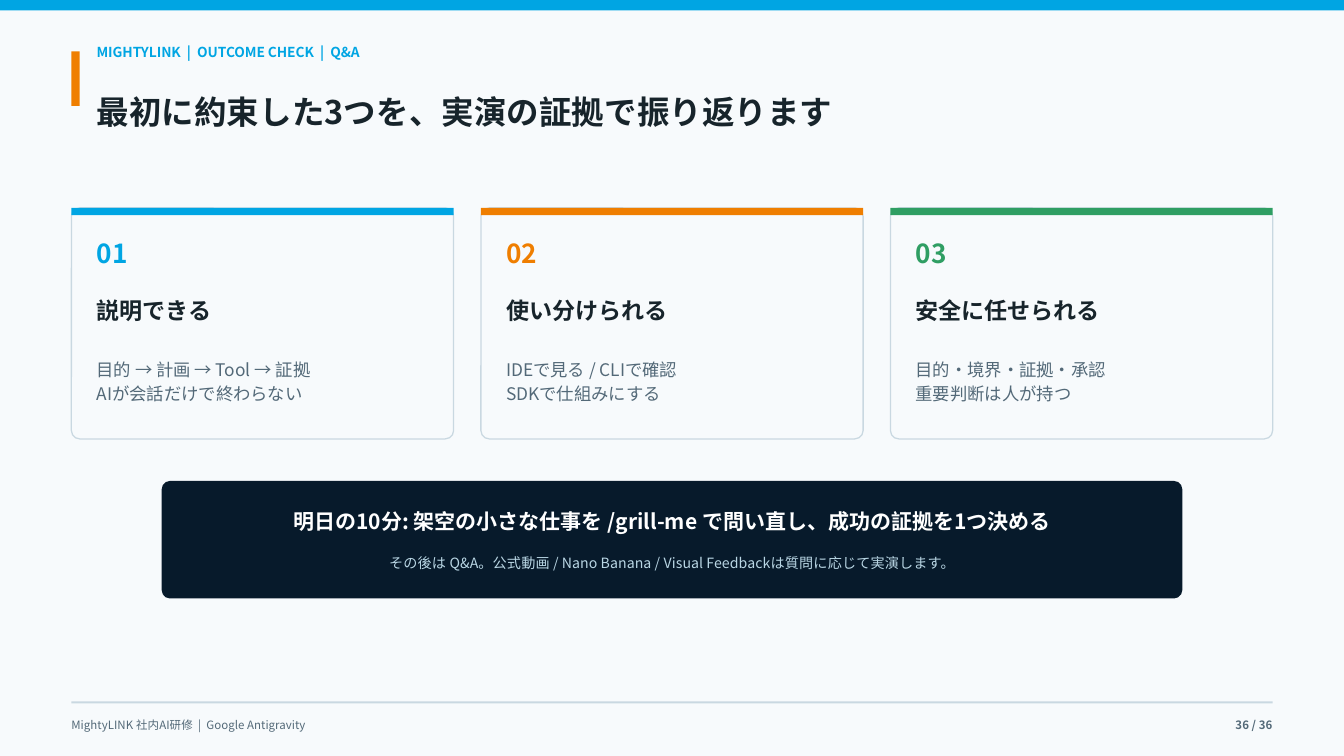
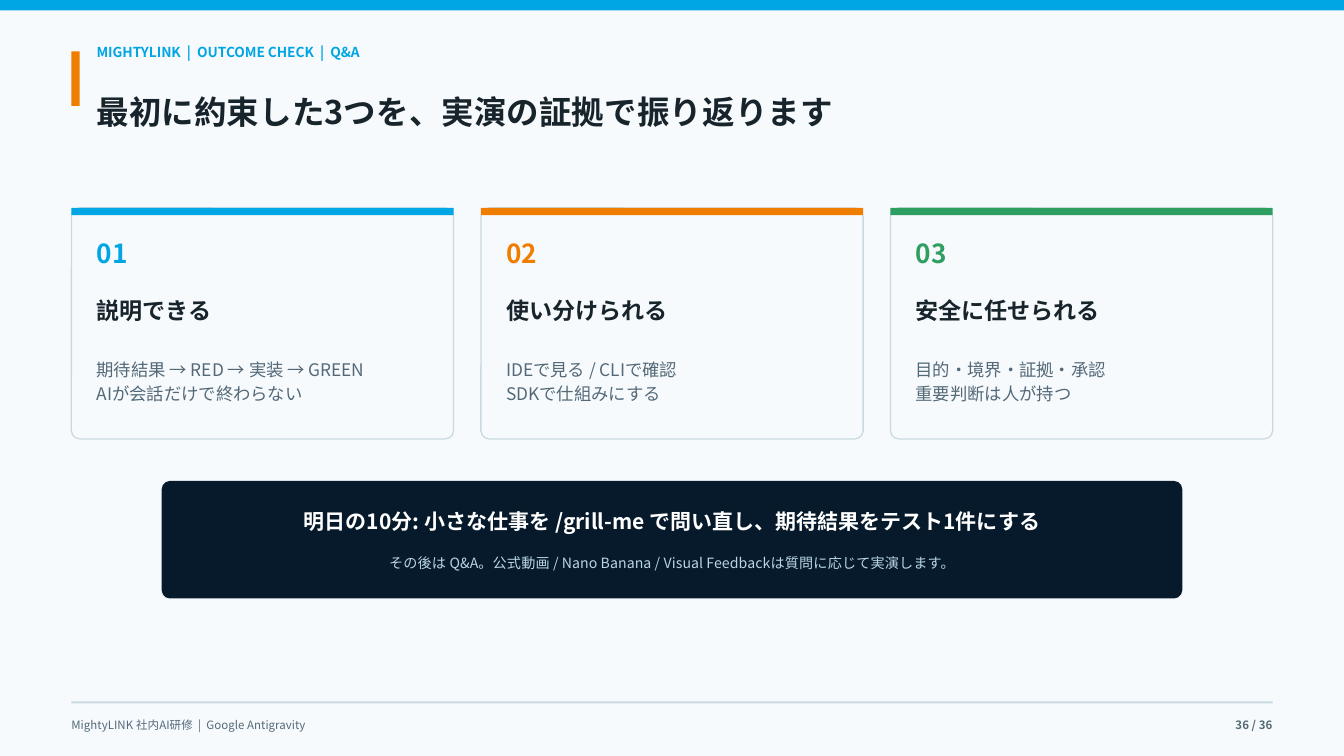
Before and after one commit to kanta13jp1/mighty-link-ai-connect, a slide deck: slide 36 of exports/knowledge_flow/mighty_skill_bridge_antigravity_user_guide_2026.pptx. Drawn at 1344x756 pixels with LibreOffice and Linux fonts; fonts in the diff are those of the drawing. Boxes give left, top, right and bottom in pixels: in the first picture for what was removed or moved away, otherwise in the second. Text is boxed around its words. In the diff, an @@ line names an element or a change of style, - is before the commit and + after.

```diff
--- a/exports/knowledge_flow/mighty_skill_bridge_antigravity_user_guide_2026.pptx
+++ b/exports/knowledge_flow/mighty_skill_bridge_antigravity_user_guide_2026.pptx
@@ text at <box>97,361,365,378</box>: text changed @@
-目的 → 計画 → Tool → 証拠
+期待結果 → RED → 実装 → GREEN
@@ text at <box>304,511,1040,534</box>: text changed @@
-明日の10分: 架空の小さな仕事を /grill-me で問い直し、成功の証拠を1つ決める
+明日の10分: 小さな仕事を /grill-me で問い直し、期待結果をテスト1件にする
```
Also in this commit, not shown: 14 other slides changed, 1 slide added, 1 slide removed, 15 other files.
